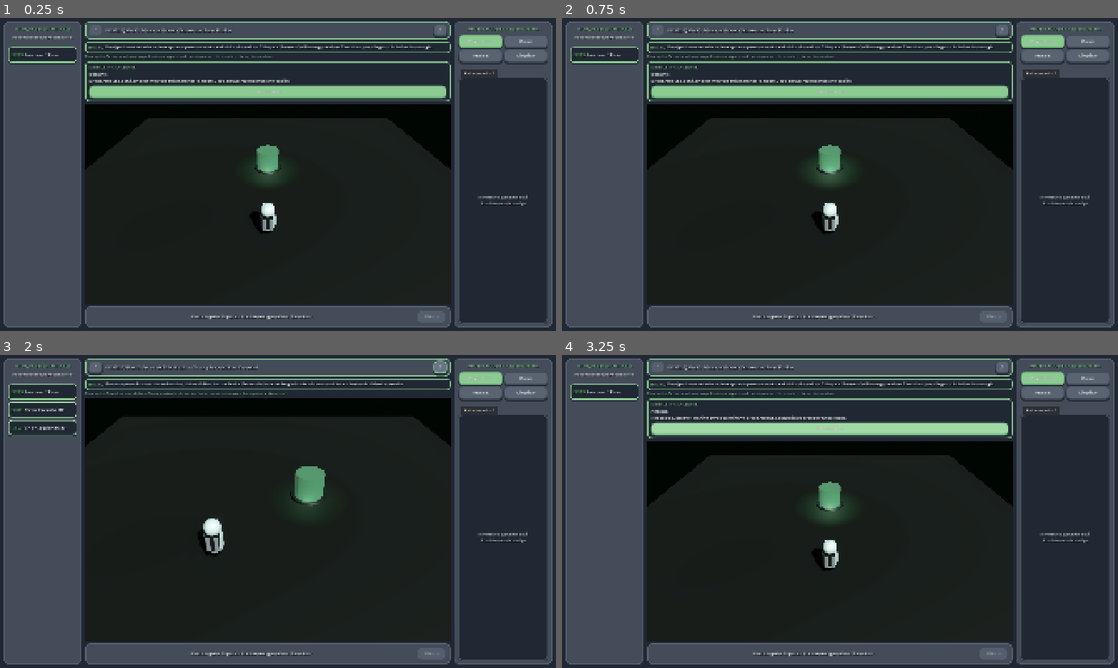
Above: before the commit, frames 1-4 (two rows, left to right).
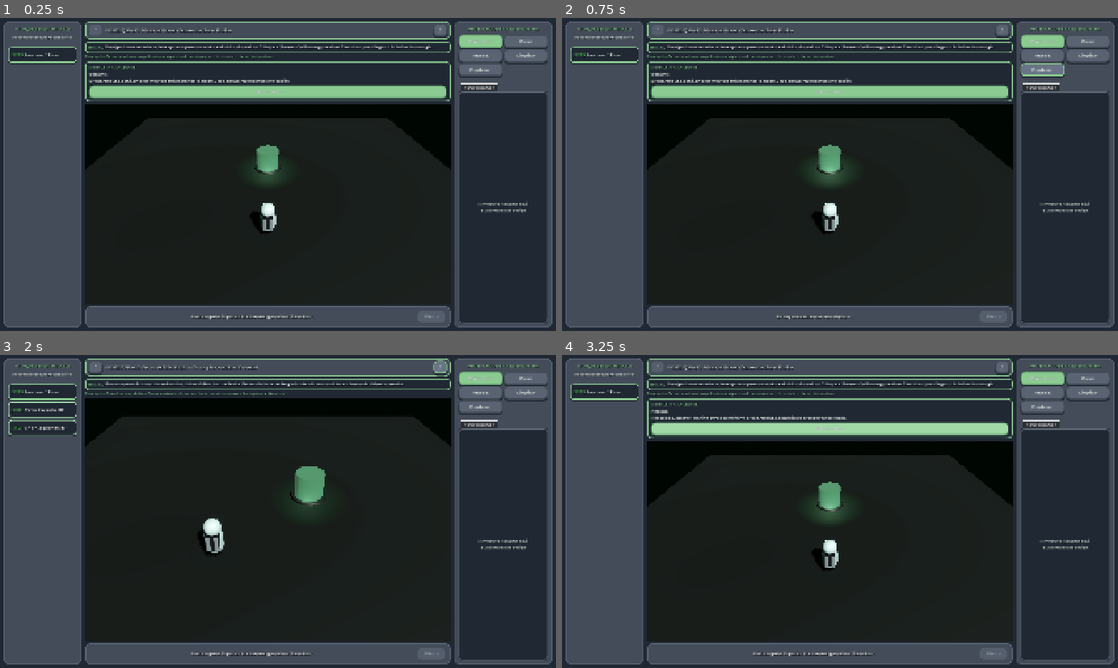
Above: after the commit, the same moments.

Repository: LeaGaj04/spido-code-0
Game: Godot game, scene res://escenas/principal.tscn
The game is run twice, just before and just after one commit, with the same random seed, the same clock (stepped at 60 frames per second) and the same inputs.
Inputs (mouse positions are in pixels of both pictures, inside the frame that each line leads up to):
- Up to frame 1 (0.25 s): no input
- Up to frame 2 (0.75 s): click (1040, 71) at 0.5 s, where only the run after the commit has a clickable "Duplicar"
- Up to frame 3 (2 s): click ">" at 1.25 s
- Up to frame 4 (3.25 s): click "<" at 2 s; click "Continuar" at 2.75 s

The runs differ from the first frame. In frame 1, 1.2% of the frame differs, in the area x 82-99%, y 14-63%; in frame 2, 1.3%, in the area x 34-99%, y 14-97%; in frame 3, 1.2%; in frame 4, 1.2%.

Commit message:
Add reusable assembly routines

Diff:
--- a/escenas/principal.tscn
+++ b/escenas/principal.tscn
@@ -366,6 +366,13 @@
 theme_type_variation = &"SecondaryButton"
 text = "Limpiar"
 
+[node name="BtnDuplicar" type="Button" parent="HSplit/PanelDerecho/VBox/BarraBotones"]
+unique_name_in_owner = true
+layout_mode = 2
+size_flags_horizontal = 3
+theme_type_variation = &"SecondaryButton"
+text = "Duplicar"
+
 [node name="Separador" type="HSeparator" parent="HSplit/PanelDerecho/VBox"]
 layout_mode = 2
 
--- a/scripts/controlador_principal.gd
+++ b/scripts/controlador_principal.gd
@@ -28,6 +28,7 @@
 @onready var btn_paso: Button = %BtnPaso
 @onready var btn_reiniciar: Button = %BtnReiniciar
 @onready var btn_limpiar: Button = %BtnLimpiar
+@onready var btn_duplicar: Button = %BtnDuplicar
 
 # Popup / Modal de Victoria
 @onready var panel_victoria: PanelContainer = %ModalVictoria
@@ -133,6 +134,7 @@
 	btn_paso.pressed.connect(_on_paso_pressed)
 	btn_reiniciar.pressed.connect(_on_reiniciar_pressed)
 	btn_limpiar.pressed.connect(_on_limpiar_pressed)
+	btn_duplicar.pressed.connect(_on_duplicar_pressed)
 
 	btn_nivel_prev.pressed.connect(func(): cargar_nivel(indice_nivel_actual - 1))
 	btn_nivel_next.pressed.connect(func(): cargar_nivel(indice_nivel_actual + 1))
@@ -300,10 +302,24 @@
 	_limpiar_error()
 	_actualizar_estado("Lienzo vaciado.")
 
+func _on_duplicar_pressed() -> void:
+	if en_ejecucion:
+		return
+	var lienzo_actual = lienzo
+	if tabs_codigo.current_tab == 1:
+		lienzo_actual = lienzo_a2
+	elif tabs_codigo.current_tab == 2:
+		lienzo_actual = lienzo_a3
+	if lienzo_actual.duplicar_secuencia():
+		_actualizar_estado("Secuencia duplicada. Ahora puedes reutilizarla o modificarla.")
+	else:
+		_actualizar_estado("No hay una secuencia para duplicar.")
+
 func _bloquear_interfaz(bloquear: bool) -> void:
 	btn_ejecutar.disabled = bloquear
 	btn_paso.disabled = bloquear
 	btn_limpiar.disabled = bloquear
+	btn_duplicar.disabled = bloquear
 	btn_nivel_prev.disabled = bloquear or (indice_nivel_actual == 0)
 	btn_nivel_next.disabled = bloquear or (indice_nivel_actual == niveles.size() - 1)
 	btn_guia_continuar.disabled = bloquear
--- a/scripts/datos_niveles.gd
+++ b/scripts/datos_niveles.gd
@@ -104,5 +104,32 @@
 				{"tipo": "RUEDAS", "celda": Vector2i(1, -1)},
 				{"tipo": "SENSOR", "celda": Vector2i(-1, -1)}
 			]
+		},
+		{
+			"id": 6,
+			"titulo": "Nivel 6: Patron Reutilizable",
+			"subtitulo": "Repite sin reconstruir",
+			"instruccion": "Construye una secuencia de movimiento y usa Duplicar para reutilizarla antes de ajustarla a cada astronauta.",
+			"concepto_clave": "Reutilizacion: un patron de acciones puede servir como base para otra tarea.",
+			"objetivo_aprendizaje": "Reconocer y reutilizar patrones de instrucciones.",
+			"guiada": false,
+			"bloques_permitidos": ["AVANZAR", "GIRAR_DER", "GIRAR_IZQ", "TOMAR_PIEZA", "ENSAMBLAR"],
+			"bloques_optimos": 21,
+			"pos_astronauta": Vector2i(0, 1),
+			"ori_astronauta": 0,
+			"cantidad_astronautas": 3,
+			"pos_astronauta_2": Vector2i(1, 0),
+			"ori_astronauta_2": 0,
+			"pos_astronauta_3": Vector2i(-1, 0),
+			"ori_astronauta_3": 0,
+			"tipo_meta": "ENSAMBLAJE_EQUIPO",
+			"componentes_objetivo": 3,
+			"mostrar_mesa": true,
+			"pos_mesa": Vector2i(0, -2),
+			"piezas": [
+				{"tipo": "CHASIS", "celda": Vector2i(-2, 0)},
+				{"tipo": "RUEDAS", "celda": Vector2i(1, -1)},
+				{"tipo": "SENSOR", "celda": Vector2i(-1, -1)}
+			]
 		}
 	]
--- a/scripts/lienzo_codigo.gd
+++ b/scripts/lienzo_codigo.gd
@@ -71,6 +71,22 @@
 	_actualizar_estado_vacio()
 	algoritmo_modificado.emit()
 
+func duplicar_secuencia() -> bool:
+	var originales = obtener_secuencia_comandos()
+	if originales.is_empty():
+		return false
+	var copias: Array[BloqueItem] = []
+	for original in originales:
+		var copia := escena_bloque.instantiate() as BloqueItem
+		copia.configurar(original.id_comando, original.titulo, original.prefijo, original.color_borde, false)
+		copia.solicitado_eliminar.connect(_on_bloque_solicitado_eliminar)
+		copias.append(copia)
+	for copia in copias:
+		contenedor_bloques.add_child(copia)
+	_actualizar_estado_vacio()
+	algoritmo_modificado.emit()
+	return true
+
 func _on_bloque_solicitado_eliminar(bloque: BloqueItem) -> void:
 	bloque.queue_free()
 	await get_tree().process_frame
